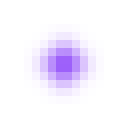
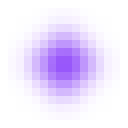
Layers edited between the first and the second 128x128 image:
showed group "Группа 3" (9 layers) over [8, 8, 120, 120]
showed "Слой 1 копия" (1st of 3, in "Группа 3") over [8, 8, 120, 120]
hid group "Группа 1" (9 layers) over [24, 24, 104, 104]
hid "Слой 1 копия 2" (3rd of 3, in "Группа 1") over [24, 24, 104, 104]
